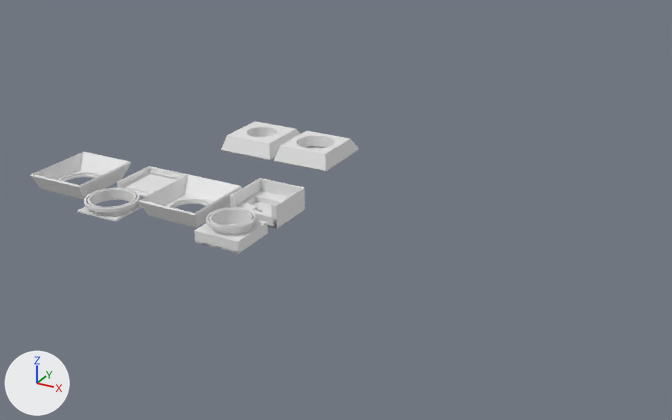
The Blender file Meds Tracker/tracker-trays.blend: old version first, new version second.
Both versions are drawn from a 50 mm lens placed at (0.635, -0.743, 0.411), pointed at (0.154, 0.131, -0.026). The lights are fixed; the arrows at lower left show +X, +Y and +Z.
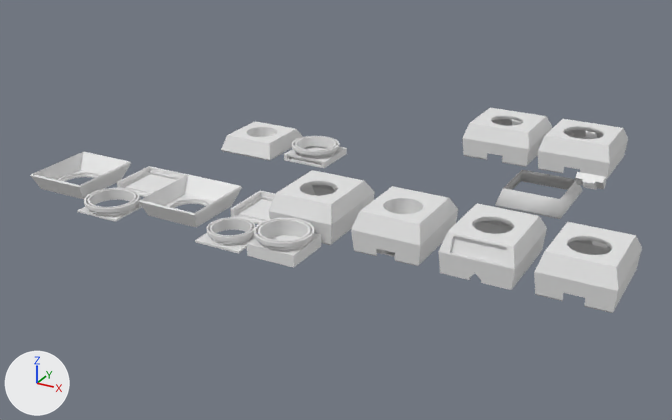
What differs and where, as boxes [x1, y1, x2, y2] in the pictures (672 x 420 px; the box of a moved part takes in the faces that stretch with it):
'Plane.011', added
    after: [534, 222, 642, 313]
'Plane.009', added
    after: [351, 186, 458, 266]
'Plane.010', added
    after: [438, 207, 545, 290]
'Plane.013', added
    after: [269, 170, 375, 245]
'Plane.001', reshaped, moved (19% taller)
    before: [274, 131, 359, 172]
    after: [495, 170, 583, 219]
'Plane.018', added
    after: [538, 119, 628, 180]
'Plane.017', added
    after: [462, 108, 552, 167]
'Plane.008', moved
    before: [194, 208, 268, 253]
    after: [383, 200, 423, 214]
'Plane.007', added
    after: [247, 218, 321, 268]
'Plane.003', reshaped, moved
    before: [230, 178, 305, 228]
    after: [377, 249, 395, 257]
'Plane.012', added
    after: [451, 203, 547, 265]
'Plane.014', added
    after: [575, 172, 606, 190]
part 1 of me_plane_001, deleted
    before: [281, 131, 350, 154]
part 2 of me_plane_002, moved or reshaped
    before: [267, 206, 305, 228]
    after: [377, 249, 395, 257]
part 3 of me_plane_002, moved or reshaped (not visible afterwards)
    before: [247, 197, 305, 225]
part 4 of me_plane_002, moved or reshaped (not visible afterwards)
    before: [230, 178, 305, 219]

Diff of the bpy script that builds the scene:
```diff
--- a/Meds Tracker/tracker-trays.blend.py
+++ b/Meds Tracker/tracker-trays.blend.py
@@ me_plane_001 @@
-me_plane_001.from_pydata(...)  # 200 vertices, 180 faces; spans x -0.0372..0.0372, y -0.0398..0.0476, z -0.02..0.0
+me_plane_001.from_pydata(...)  # 56 vertices, 12 faces; spans x -0.0372..0.0372, y -0.0398..0.0476, z -0.02..0.0
+# me_plane_001 part 1
+# 144 vertices are removed from x -0.0278..0.0278, y -0.0278..0.0278, z -0.005..0.0
+# 168 faces are deleted
@@ me_plane_002 @@
 me_plane_002.from_pydata(...)  # 424 vertices, 428 faces; spans x -0.029..0.029, y -0.029..0.029, z 0.0..0.026
+# me_plane_002 part 2: all 124 vertices in x -0.029..0.029, y -0.029..0.029, z 0.0..0.0015 are moved by (0.0, 0.0, -0.0175)
+# me_plane_002 part 3: all 128 vertices in x -0.029..0.029, y -0.029..0.029, z 0.004..0.0097 are moved by (0.0, 0.0, -0.017)
+# me_plane_002 part 4: all 172 vertices in x -0.029..0.029, y -0.029..0.029, z 0.011..0.026 are moved by (0.0, 0.0, -0.012)
@@ ob_plane_001 @@
 ob_plane_001 = bpy.data.objects.new('Plane.001', me_plane_001)
-ob_plane_001.location = (0.08, 0.2124, 0.02)
+ob_plane_001.location = (0.3692, 0.2124, 0.02)
@@ ob_plane_003 @@
 ob_plane_003 = bpy.data.objects.new('Plane.003', me_plane_002)
-ob_plane_003.location = (0.1229, 0.035, 0.0)
+ob_plane_003.location = (0.283, 0.035, 0.0175)
@@ ob_plane_008 @@
 ob_plane_008 = bpy.data.objects.new('Plane.008', me_plane_004)
-ob_plane_008.location = (0.123, -0.035, 0.0)
+ob_plane_008.location = (0.283, 0.035, 0.0175)
@@ ob_plane_018 @@
+ob_plane_018 = bpy.data.objects.new('Plane.018', me_plane_021)  # 479 vertices, 569 faces; spans x -0.0432..0.0432, y -0.0398..0.0566, z -0.0405..0.002
+ob_plane_018.location = (0.3801, 0.3437, 0.0405)
+ob_plane_018.rotation_euler = (0.0, 6.283, 0.0)  # degrees (0, 360, 0)
@@ ob_plane_017 @@
+ob_plane_017 = bpy.data.objects.new('Plane.017', me_plane_015)  # 479 vertices, 563 faces; spans x -0.0432..0.0432, y -0.0398..0.0566, z -0.0405..0.002
+ob_plane_017.location = (0.283, 0.3437, 0.0405)
+ob_plane_017.rotation_euler = (0.0, 6.283, 0.0)  # degrees (0, 360, 0)
@@ ob_plane_014 @@
+ob_plane_014 = bpy.data.objects.new('Plane.014', me_plane_007)  # 20 vertices, 14 faces; spans x -0.0152..0.0152, y 0.0362..0.0538, z -0.0189..-0.0014
+ob_plane_014.location = (0.4222, 0.1754, 0.0405)
+ob_plane_014.rotation_euler = (0.0, 6.283, 0.0)  # degrees (0, 360, 0)
@@ ob_plane_013 @@
+ob_plane_013 = bpy.data.objects.new('Plane.013', me_plane_018)  # 238 vertices, 270 faces; spans x -0.0372..0.0372, y -0.0398..0.0566, z -0.0405..0.002
+ob_plane_013.location = (0.1864, 0.035, 0.0405)
+ob_plane_013.rotation_euler = (0.0, 6.283, 0.0)  # degrees (0, 360, 0)
@@ ob_plane_012 @@
+ob_plane_012 = bpy.data.objects.new('Plane.012', me_plane_017)  # 238 vertices, 270 faces; spans x -0.0372..0.0372, y -0.0398..0.0566, z -0.0405..0.002
+ob_plane_012.location = (0.3769, 0.035, 0.0405)
+ob_plane_012.rotation_euler = (0.0, 6.283, 0.0)  # degrees (0, 360, 0)
@@ ob_plane_011 @@
+ob_plane_011 = bpy.data.objects.new('Plane.011', me_plane_016)  # 238 vertices, 270 faces; spans x -0.0372..0.0372, y -0.0398..0.0566, z -0.0405..0.002
+ob_plane_011.location = (0.4691, 0.035, 0.0405)
+ob_plane_011.rotation_euler = (0.0, 6.283, 0.0)  # degrees (0, 360, 0)
@@ ob_plane_010 @@
+ob_plane_010 = bpy.data.objects.new('Plane.010', me_plane_009)  # 228 vertices, 248 faces; spans x -0.0372..0.0372, y -0.0437..0.0476, z -0.0405..0.002
+ob_plane_010.location = (0.3775, 0.035, 0.0405)
+ob_plane_010.rotation_euler = (0.0, 6.283, 0.0)  # degrees (0, 360, 0)
@@ ob_plane_009 @@
+ob_plane_009 = bpy.data.objects.new('Plane.009', me_plane_011)  # 238 vertices, 270 faces; spans x -0.0372..0.0372, y -0.0398..0.0566, z -0.0405..0.002
+ob_plane_009.location = (0.283, 0.035, 0.0405)
+ob_plane_009.rotation_euler = (0.0, 6.283, 0.0)  # degrees (0, 360, 0)
@@ ob_plane_007 @@
+ob_plane_007 = bpy.data.objects.new('Plane.007', me_plane_003)  # 540 vertices, 592 faces; spans x -0.03..0.03, y -0.03..0.03, z 0.0..0.023
+ob_plane_007.location = (0.1869, -0.035, 0.0)
```
